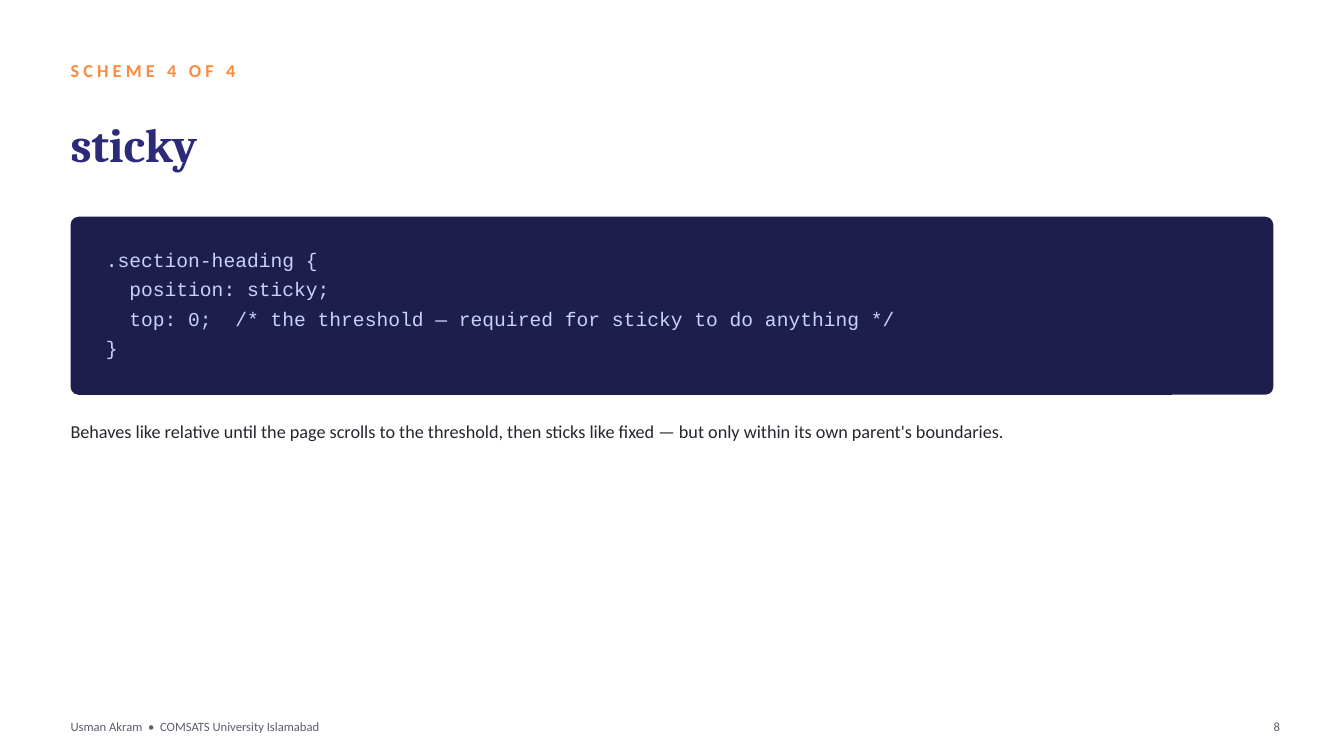
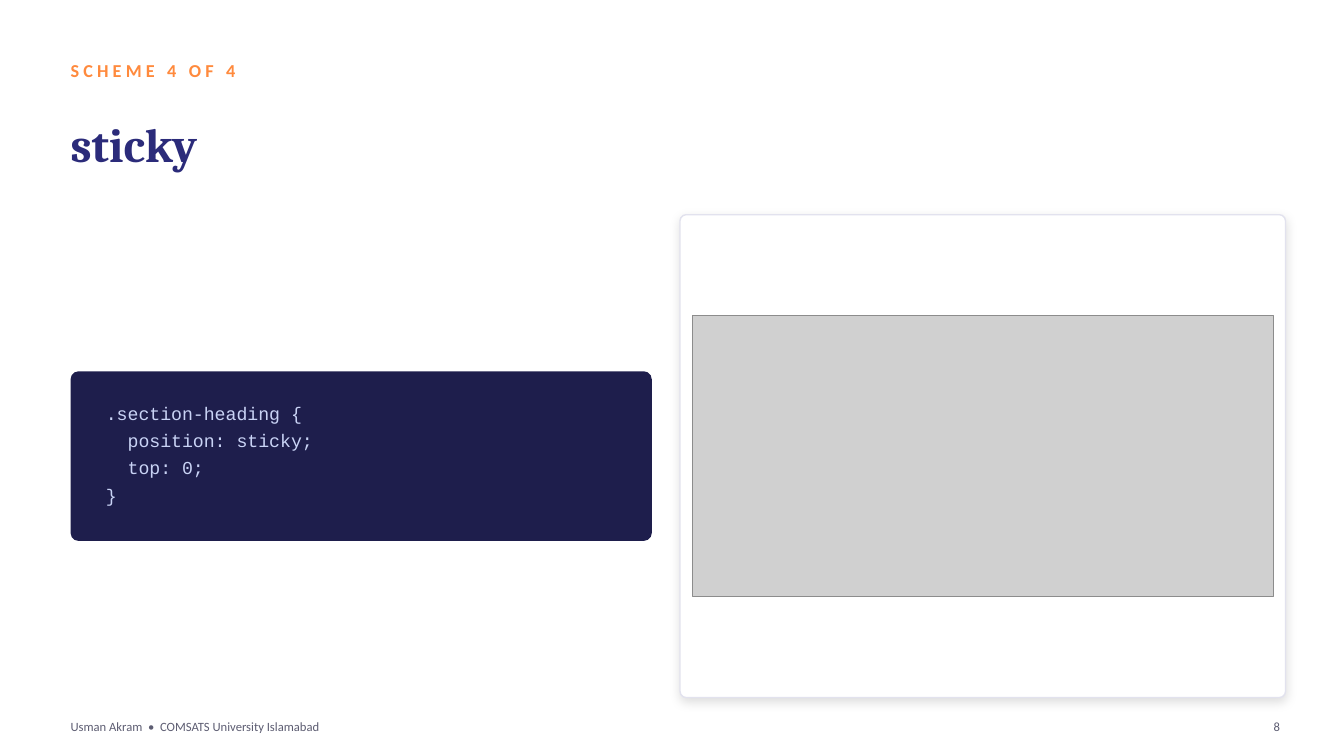
Before and after one commit to mua22/mern-web-book, a slide deck: slide 8 of slides/CSC336-Lecture-07-CSS-Positioning-and-Stacking.pptx. Drawn at 1344x756 pixels with LibreOffice and Linux fonts; fonts in the diff are those of the drawing; grey boxes stand for pictures. Boxes give left, top, right and bottom in pixels: in the first picture for what was removed or moved away, otherwise in the second. Text is boxed around its words. In the diff, an @@ line names an element or a change of style, - is before the commit and + after.

```diff
--- a/slides/CSC336-Lecture-07-CSS-Positioning-and-Stacking.pptx
+++ b/slides/CSC336-Lecture-07-CSS-Positioning-and-Stacking.pptx
@@ rounded rectangle removed at (71,217,1273,395) @@
@@ rounded rectangle added at (681,215,1287,698), fill #FFFFFF, outline #E2E2EE 1 pt @@
@@ picture added at (693,316,1274,597) @@
@@ rounded rectangle added at (71,371,652,540), fill #1E1E4C @@
@@ text at (106,407,313,451): size 14 to 13 pt in ".section-heading {", "position: sticky;", "}" @@
@@ text ".section-heading {": place and size @@
-text ".section-heading {" at (106,253,859,330)
+text ".section-heading {" at (106,407,313,478)
@@ text removed at (71,425,1004,441) @@
-Behaves like relative until the page scrolls to the threshold, then sticks like fixed — but only within its own parent's boundaries.
@@ text at (128,462,204,478): text changed; size 14 to 13 pt @@
-top: 0; /* the threshold — required for sticky to do anything */
+top: 0;
```
Also in this commit, not shown: 7 other slides changed, 14 other files.
